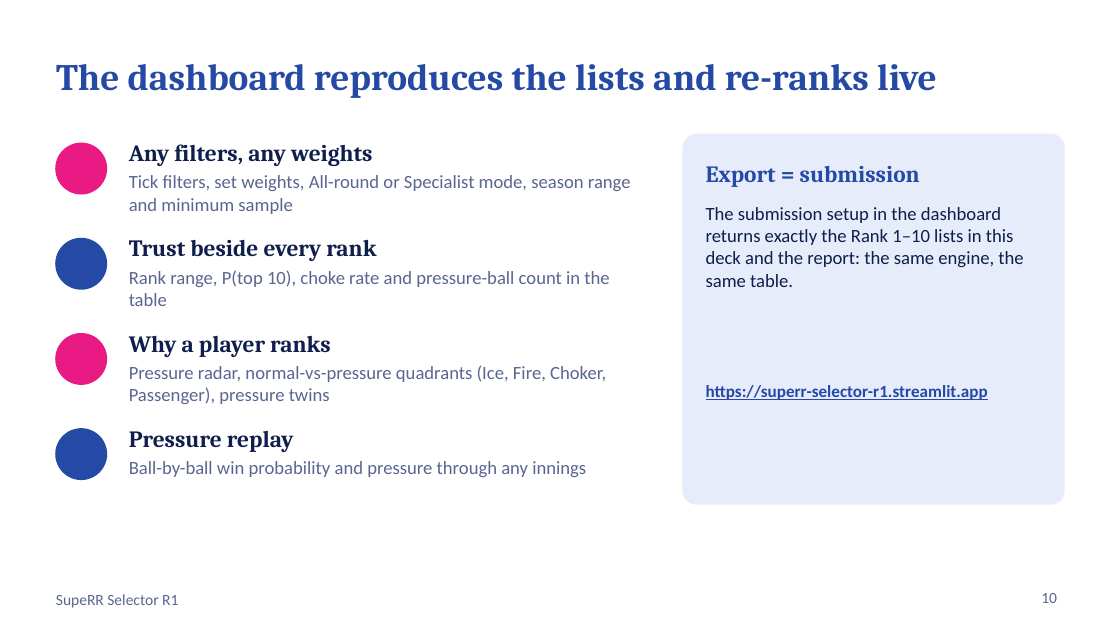
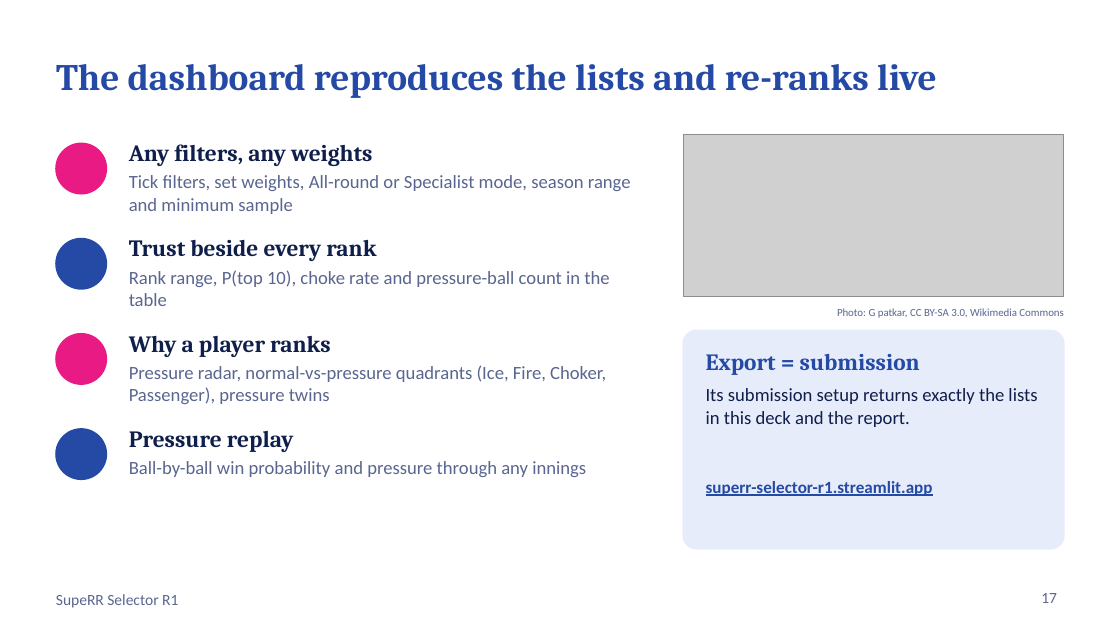
Before and after one commit to GuninderSinghBhatia/superr-selector, a slide deck: slide 17 of reports/SupeRR_Selector_R1.pptx (slide 10 before the commit). Drawn at 1120x630 pixels with LibreOffice and Linux fonts; fonts in the diff are those of the drawing; grey boxes stand for pictures. Boxes give left, top, right and bottom in pixels: in the first picture for what was removed or moved away, otherwise in the second. Text is boxed around its words. In the diff, an @@ line names an element or a change of style, - is before the commit and + after.

```diff
--- a/reports/SupeRR_Selector_R1.pptx
+++ b/reports/SupeRR_Selector_R1.pptx
@@ picture added at (x1=683, y1=134, x2=1064, y2=297) @@
@@ text added at (x1=837, y1=308, x2=1063, y2=318), 7 pt, text #5A6690 @@
+Photo: G patkar, CC BY-SA 3.0, Wikimedia Commons
@@ rounded rectangle resized from (x1=683, y1=134, x2=1064, y2=504) to (x1=683, y1=330, x2=1064, y2=549) @@
@@ rounded rectangle at (x1=683, y1=330, x2=1064, y2=549): proportions changed @@
@@ text "Export = submission" moved from (x1=706, y1=166, x2=920, y2=187) to (x1=706, y1=354, x2=920, y2=375) @@
@@ text at (x1=706, y1=388, x2=1037, y2=427): text changed @@
-The submission setup in the dashboard returns exactly the Rank 1–10 lists in this deck and the report: the same engine, the same table.
+Its submission setup returns exactly the lists in this deck and the report.
@@ text at (x1=706, y1=481, x2=933, y2=496): text changed @@
-https://superr-selector-r1.streamlit.app
+superr-selector-r1.streamlit.app
@@ page number at (x1=1041, y1=593, x2=1057, y2=603): text changed @@
-10
+17
```
Also in this commit, not shown: 5 other slides changed, 8 slides added, 11 other files.
